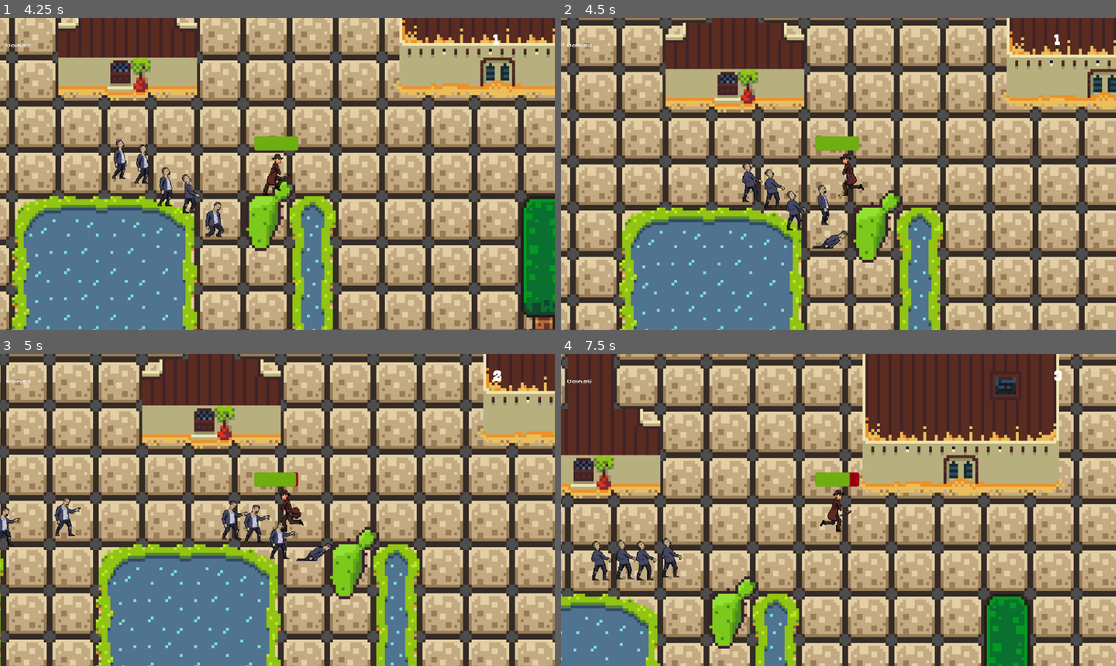
Above: before the commit, frames 1-4 (two rows, left to right).
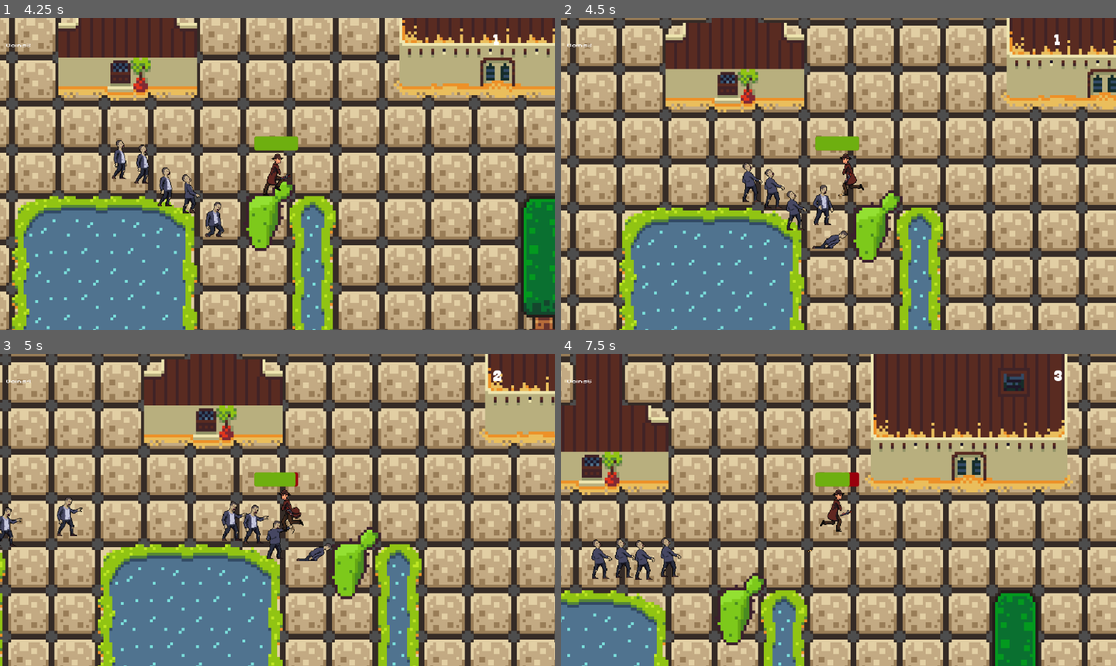
Above: after the commit, the same moments.

Repository: shauryaexe1/Zombie-Wars-
Game: Godot game, scene res://Scenes/main_menu.tscn
Two runs of this game, one before a commit and one after it. Both use one fixed random seed, a clock stepped at 60 frames per second and the inputs below.
Inputs (mouse positions are in pixels of both pictures, inside the frame that each line leads up to):
- Up to frame 1 (4.25 s): click (271, 177) at 0.5 s; move the mouse to (399, 158) at 1.27 s; hold Right (ui_right) 1.28-2.03 s; click (399, 158) at 1.35 s; move the mouse to (166, 189) at 2.02 s; hold Down (ui_down) 2.03-2.78 s; click (166, 189) at 2.1 s; move the mouse to (333, 105) at 2.77 s; hold Right (ui_right) 2.78-3.53 s; click (333, 105) at 2.85 s; move the mouse to (249, 236) at 3.52 s; hold Up (ui_up) from 3.53 s (still down); click (249, 236) at 3.6 s
- Up to frame 2 (4.5 s): move the mouse to (1005, 220) at 4.27 s; release Up (ui_up) at 4.28 s; hold Left (ui_left) from 4.28 s (still down); click (1005, 220) at 4.35 s
- Up to frame 3 (5 s): keep holding Left (ui_left)
- Up to frame 4 (7.5 s): move the mouse to (672, 463) at 5.02 s; click (672, 463) at 5.1 s; move the mouse to (866, 510) at 5.77 s; release Left (ui_left) at 5.78 s; hold Down (ui_down) 5.78-6.53 s; click (866, 510) at 5.85 s; move the mouse to (755, 432) at 6.52 s; hold Right (ui_right) 6.53-7.28 s; click (755, 432) at 6.6 s; move the mouse to (960, 494) at 7.27 s; hold Up (ui_up) from 7.28 s (still down); click (960, 494) at 7.35 s

Frame 1 is identical in both runs. In frame 2, 0.2% of the frame differs, in the area x 45-50%, y 53-67%; in frame 3, 23%; in frame 4, 63%, in the area x 0-100%, y 0-100%.

Commit message:
working on sprint 6
now i am adding the final touches to the game where i am finishing the programming document.

Diff:
--- a/Scenes/upgrade_menu.tscn
+++ b/Scenes/upgrade_menu.tscn
@@ -7,7 +7,7 @@
 [ext_resource type="Texture2D" uid="uid://riwxqu2uuwoy" path="res://buttons/hover main.png" id="5_v4egn"]
 [ext_resource type="PackedScene" uid="uid://dna3rxf2cwvxl" path="res://Scenes/coins.tscn" id="7_lpopj"]
 [ext_resource type="LabelSettings" uid="uid://b5atkdx3rt028" path="res://font/new_label_settings.tres" id="7_mpwqm"]
-[ext_resource type="Texture2D" uid="uid://cudorbh4ueyc4" path="res://All design/upgrade_menu_final.jpg" id="8_mpwqm"]
+[ext_resource type="Texture2D" uid="uid://j02ptlgn5mjq" path="res://Assests/brackeys_platformer_assets/Screenshot 2026-09-25 at 1.17.31 PM.png" id="9_d1lbs"]
 
 [node name="Upgrade_menu" type="Node2D" unique_id=1785644126 node_paths=PackedStringArray("coins_label", "INCREASED_HEALTH", "increased_health_label", "FIRE_RATE", "fire_rate_label", "SHIELD", "shield_label")]
 script = ExtResource("1_11363")
@@ -104,14 +104,15 @@
 label_settings = ExtResource("7_mpwqm")
 
 [node name="Coin" parent="." unique_id=1409273429 instance=ExtResource("7_lpopj")]
+visible = false
 z_index = 2
 position = Vector2(861.00006, 87)
 scale = Vector2(1.5025487, 1.5452545)
 
-[node name="UpgradeMenuFinal" type="Sprite2D" parent="." unique_id=394755350]
-position = Vector2(575, 415)
-scale = Vector2(0.5755, 0.5827501)
-texture = ExtResource("8_mpwqm")
+[node name="UpgradeMenuBackground" type="Sprite2D" parent="." unique_id=1596873878]
+position = Vector2(576.50006, 324.75)
+scale = Vector2(0.80235785, 0.817786)
+texture = ExtResource("9_d1lbs")
 
 [connection signal="pressed" from="Button_manager/FIRE_RATE" to="." method="_on_fire_rate_pressed"]
 [connection signal="pressed" from="Button_manager/SHIELD" to="." method="_on_shield_pressed"]
--- a/Scripts/zombie.gd
+++ b/Scripts/zombie.gd
@@ -1,6 +1,6 @@
 extends CharacterBody2D
 const speed = 40
-const attack_range = 5.0
+const attack_range = 6.0
 var health = 2
 var dead: bool = false
 
@@ -18,7 +18,7 @@
 
 	var distance_to_player = global_position.distance_to(player.global_position)
 	print("Distance:", distance_to_player)
-	var in_attack_range = distance_to_player <= attack_range
+	var in_attack_range = player_damage_area.overlaps_body(self)
 
 	if in_attack_range:
 		velocity = Vector2.ZERO
Binary file added: Assests/brackeys_platformer_assets/Screenshot 2026-09-25 at 1.06.07 PM.png
Not shown, added: Assests/brackeys_platformer_assets/Screenshot 2026-09-25 at 1.06.07 PM.png.import
Binary file added: Assests/brackeys_platformer_assets/Screenshot 2026-09-25 at 1.14.50 PM.png
Not shown, added: Assests/brackeys_platformer_assets/Screenshot 2026-09-25 at 1.14.50 PM.png.import
Binary file added: Assests/brackeys_platformer_assets/Screenshot 2026-09-25 at 1.17.31 PM.png
Not shown, added: Assests/brackeys_platformer_assets/Screenshot 2026-09-25 at 1.17.31 PM.png.import
